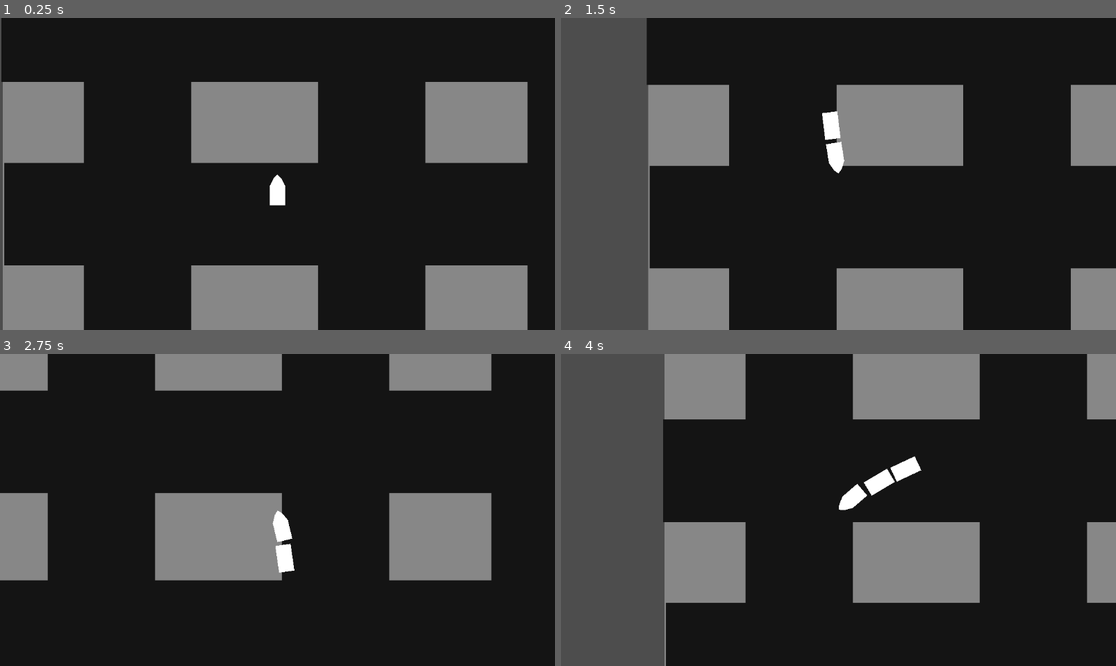
Above: before the commit, frames 1-4 (two rows, left to right).
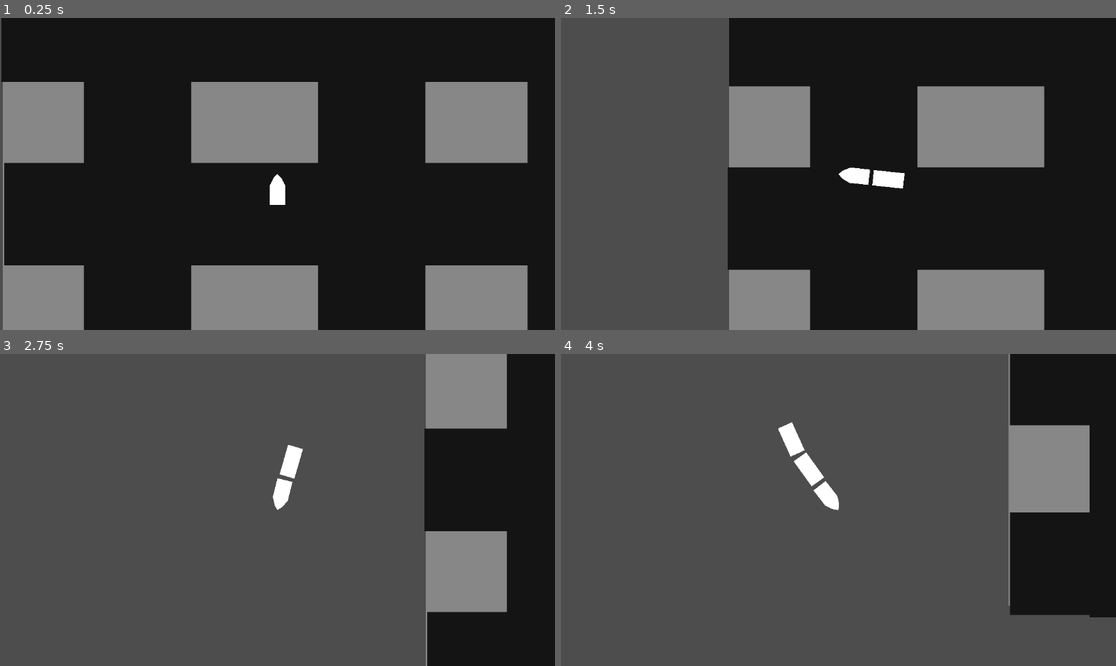
Above: after the commit, the same moments.

Repository: GodMadeEarth/Godot-Wild-Jam-59
Game: Godot game, scene res://sences/game.tscn
The game is run twice, just before and just after one commit, with the same random seed, the same clock (stepped at 60 frames per second) and the same inputs.
Inputs:
- Up to frame 1 (0.25 s): no input
- Up to frame 2 (1.5 s): hold A (Move_L) 0.53-1.28 s; hold Down (ui_down) from 1.28 s (still down); tap D (Move_R) at 1.35 s
- Up to frame 3 (2.75 s): release Down (ui_down) at 2.03 s; hold A (Move_L) from 2.03 s (still down)
- Up to frame 4 (4 s): release A (Move_L) at 2.78 s; tap D (Move_R) at 2.85 s; hold Down (ui_down) from 3.53 s (still down); hold A (Move_L) from 3.53 s (still down)

The runs differ from the first frame. In frame 1, less than 0.1% of the frame differs, in the area x 48-52%, y 49-61%; in frame 2, 39%; in frame 3, 82%, in the area x 0-92%, y 0-100%; in frame 4, 72%.

Commit message:
Tweaked Tran Carts

Diff:
--- a/Godot-wild-jam-59/sences/Trains/Train.gd
+++ b/Godot-wild-jam-59/sences/Trains/Train.gd
@@ -1,7 +1,7 @@
 extends Node2D
 @onready var train_cart = preload("res://sences/Trains/train_cart.tscn")
 @export var speed:int = 100
-var rotation_speed:float = PI*1.5
+var rotation_speed:float = PI/1.5
 var rotation_direction:= 0.0 : set = set_dir, get = get_dir
 @onready var last_cart = self
 # Called when the node enters the scene tree for the first time.
@@ -45,7 +45,7 @@
 	var last_cart_joint = last_cart.get_node("PinJoint2D")
 
 	get_parent().add_child(cart)
-	cart.global_position = last_cart_joint.global_position
+	cart.global_position = last_cart_joint.global_position + last_cart.global_position.direction_to(last_cart_joint.global_position) * 32
 	cart.rotation = last_cart.rotation
 	last_cart_joint.node_b = cart.get_path()
 	print(last_cart.rotation)
--- a/Godot-wild-jam-59/sences/Trains/train.tscn
+++ b/Godot-wild-jam-59/sences/Trains/train.tscn
@@ -12,16 +12,15 @@
 
 [node name="Polygon2D" type="Polygon2D" parent="Train head"]
 position = Vector2(-8, 49)
-polygon = PackedVector2Array(8, -48, 0, -40, -8, -24, -8, 16, 24, 16, 24, -24, 15.8632, -40.1368)
+polygon = PackedVector2Array(8.00003, -49, 2.86102e-05, -41, -7.99997, -25, -7.99997, 15, 24, 15, 24, -25, 16, -41)
 
 [node name="CollisionPolygon2D" type="CollisionPolygon2D" parent="Train head"]
 position = Vector2(-8, 49)
-polygon = PackedVector2Array(0, -40, -8, -24, -8, 16, 24, 16, 24, -24, 16, -40, 8, -48)
+polygon = PackedVector2Array(2.86102e-05, -41, -7.99997, -25, -7.99997, 15, 24, 15, 24, -25, 16, -41, 8.00003, -49)
 
 [node name="PinJoint2D" type="PinJoint2D" parent="Train head"]
 position = Vector2(4.00543e-05, 72)
 node_a = NodePath("..")
-bias = 0.1
 disable_collision = false
 
 [node name="Camera2D" type="Camera2D" parent="Train head"]
--- a/Godot-wild-jam-59/sences/Trains/train_cart.tscn
+++ b/Godot-wild-jam-59/sences/Trains/train_cart.tscn
@@ -1,20 +1,26 @@
-[gd_scene format=3 uid="uid://b6qeuugvibvgr"]
+[gd_scene load_steps=2 format=3 uid="uid://b6qeuugvibvgr"]
+
+[sub_resource type="PhysicsMaterial" id="PhysicsMaterial_iied7"]
+rough = true
+bounce = 0.8
 
 [node name="Train Car" type="RigidBody2D"]
+mass = 1000.0
 center_of_mass_mode = 1
+physics_material_override = SubResource("PhysicsMaterial_iied7")
 gravity_scale = 0.0
-linear_damp = 10.0
+linear_damp = 5.0
 metadata/_edit_group_ = true
 
 [node name="Polygon2D" type="Polygon2D" parent="."]
-position = Vector2(-8.00003, 8)
-polygon = PackedVector2Array(-8, -8, -8, 48, 24, 48, 24, -8)
+position = Vector2(-6.4, -15.2)
+polygon = PackedVector2Array(-9.6, -16.8, -9.6, 47.2, 22.4, 47.2, 22.4, -16.8)
 
 [node name="CollisionPolygon2D" type="CollisionPolygon2D" parent="."]
-position = Vector2(-8.00003, 8)
-polygon = PackedVector2Array(-8, -8, -8, 48, 24, 48, 24, -8)
+position = Vector2(-6.4, -15.2)
+polygon = PackedVector2Array(-9.6, -16.8, -9.6, 47.2, 22.4, 47.2, 22.4, -16.8)
 
 [node name="PinJoint2D" type="PinJoint2D" parent="."]
-position = Vector2(0, 61)
+position = Vector2(0, 40)
 node_a = NodePath("..")
 disable_collision = false
